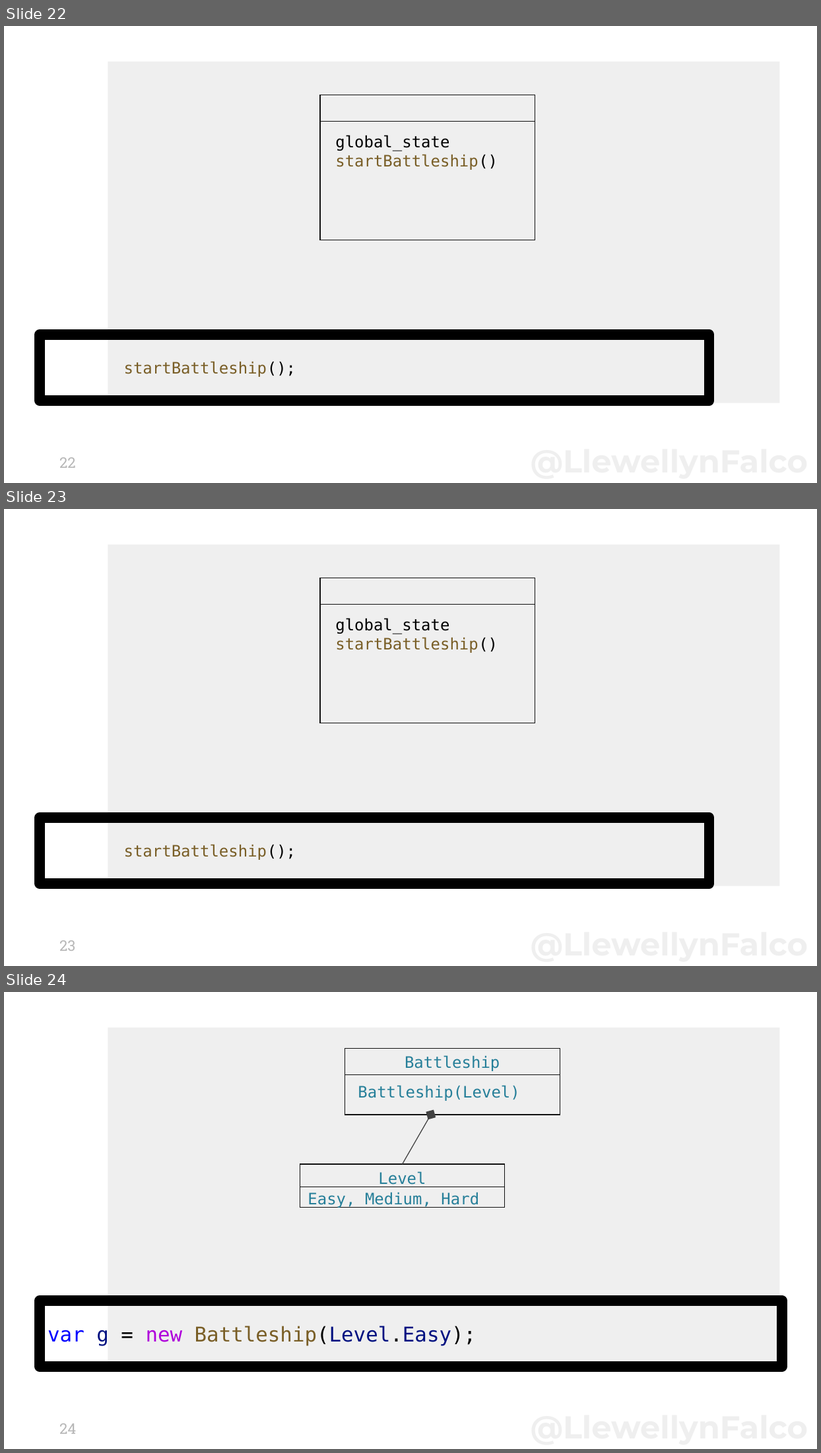
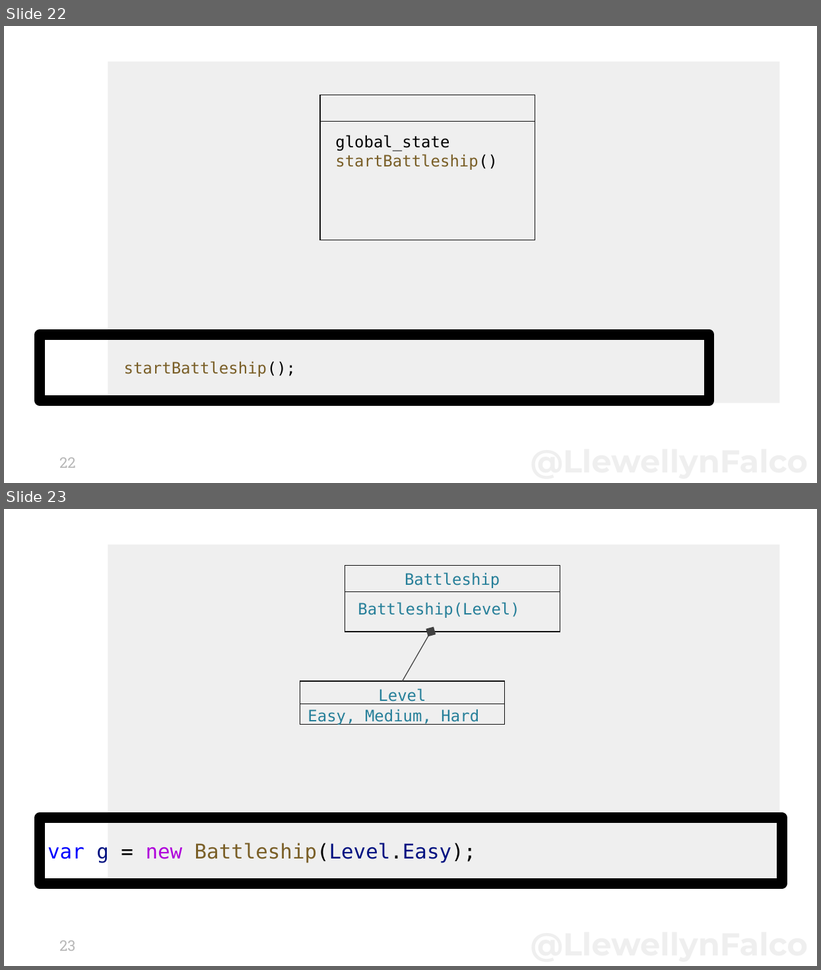
Before and after one commit to isidore/TestDrivenDevelopmentClass.Slides, a slide deck: Micro Api Design with Consume First.pptx. Shown one above the other, each under a label of ours: slides 22, 23 and 24 before the commit, slides 22 and 23 after it. The pictures are 821x1453 and 821x970 pixels, drawn with LibreOffice and Linux fonts; fonts in the diff are those of the drawing. Boxes give left, top, right and bottom in pixels: in the first picture for what was removed or moved away, otherwise in the second. Text is boxed around its words. In the diff, an @@ line names an element or a change of style, - is before the commit and + after.

```diff
--- a/Micro Api Design with Consume First.pptx
+++ b/Micro Api Design with Consume First.pptx
@@ slide 23 removed at (4,509,817,966), background #FFFFFF; not listed: 1 template element that a slide beside it also shows @@
@@ rectangle removed at (320,578,535,723) @@
@@ line removed from (320, 604) to (535, 604) @@
@@ text removed at (335,618,498,653) @@
-global_state
-startBattleship()
@@ title removed at (40,818,710,884) @@
-startBattleship();
@@ page number removed at (59,941,75,951) @@
-23
@@ what was slide 24 is now slide 23 @@
@@ page number at (59,941,75,951): text changed @@
-24
+23
```
Also in this commit, not shown: 5 slides changed, 1 other file.
